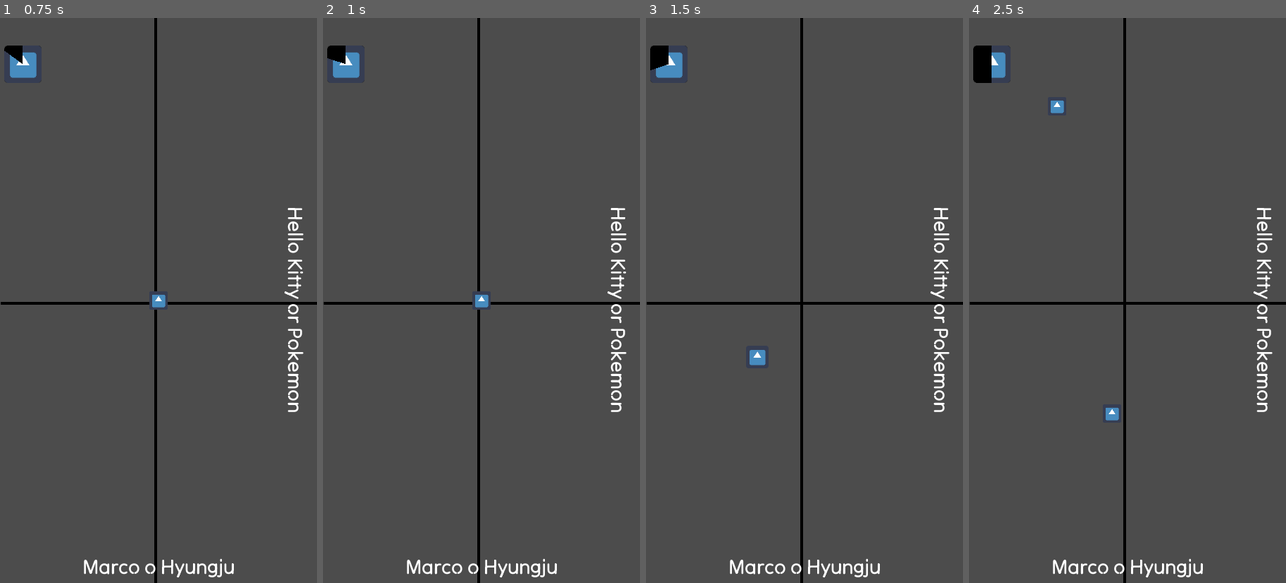
Above: before the commit, frames 1-4 (left to right).
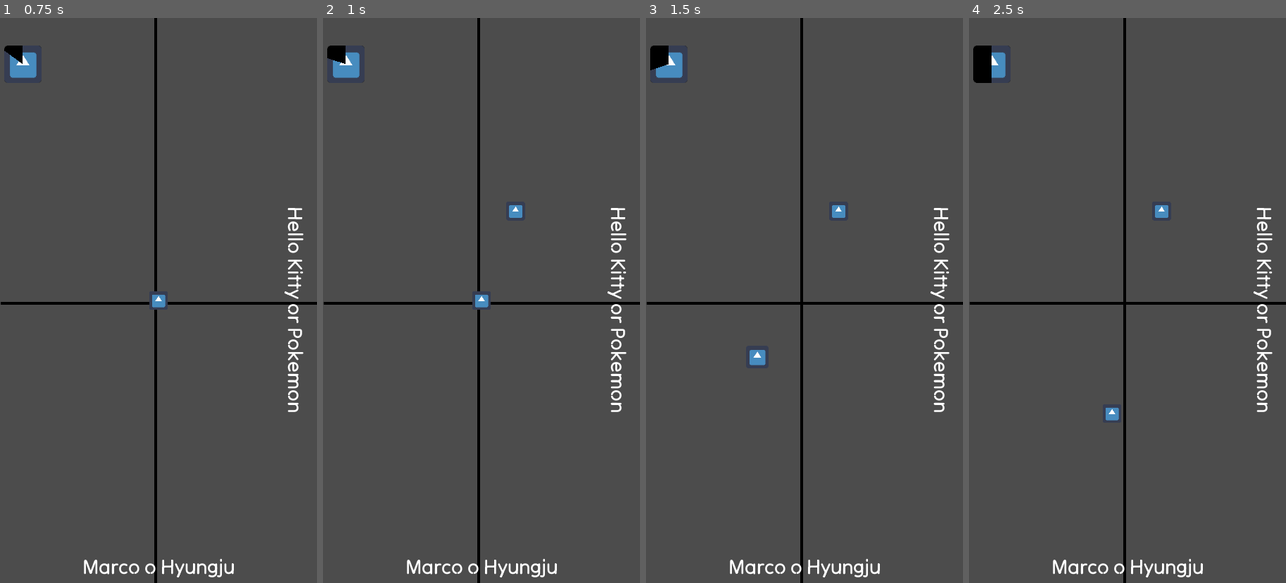
Above: after the commit, the same moments.

Repository: quendera/hard_decision
Game: Godot game, scene res://Scenes/Game.tscn
Same seed, same stepped clock (60 frames per second), same inputs: the game is played once before the commit and once after it. The engine's default icon, where the game draws it, is replaced by a stand-in: a white triangle on a blue panel in a dark square.
Inputs (mouse positions are in pixels of both pictures, inside the frame that each line leads up to):
- Up to frame 1 (0.75 s): move the mouse to (228, 272) at 0.52 s; click (228, 272) at 0.67 s
- Up to frame 2 (1 s): no input
- Up to frame 3 (1.5 s): tap Enter at 1.25 s; drag from (741, 328) to (788, 413) at 1.27 s
- Up to frame 4 (2.5 s): move the mouse to (1159, 176) at 2.02 s; click (1159, 176) at 2.17 s

Frame 1 is identical in both runs. In frame 2, less than 0.1% of the frame differs, in the area x 58-63%, y 33-36%; in frame 3, less than 0.1%; in frame 4, 0.2%, in the area x 25-63%, y 14-36%.

Commit message:
Update stuff
i don't really know

Diff:
--- a/Game.gd
+++ b/Game.gd
@@ -58,9 +58,13 @@
 	$Player.can_move = true
 	$Timer.id = "start_trial"
 	start_timer(timeformovement)
-	var spawn_time = randf() * timeformovement
-	botscoordinates = Vector2(300,300)
-	spawn_others(spawn_time, botscoordinates)
+	for idx in range(10):
+		randomize()
+		var x = randi() % 1000
+		botscoordinates = Vector2(x,x)
+		var spawn_time = randf() * timeformovement
+		spawn_others(spawn_time, botscoordinates)
+
 
 func spawn_others(spawn_time, botscoordinates):
 	var timetospawn = Timer.new()
